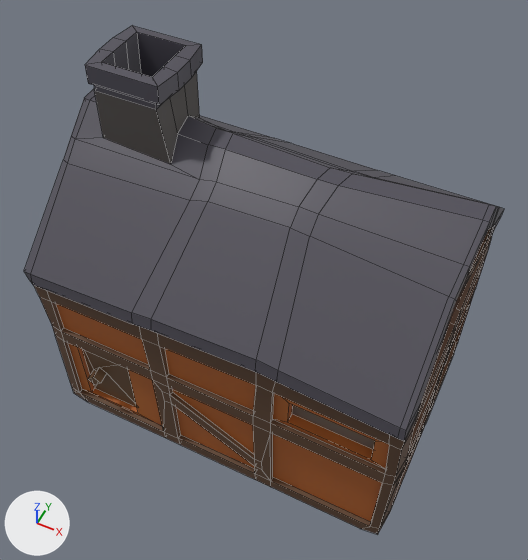
An edit to the FBX model SourceAssets/Houses/MainBuildings/Colonist/ColonistHouse1.fbx, drawn before and after from the same camera.
Camera for both pictures: a 50 mm lens placed at (1.18, -2.47, 3.88), pointed at (0.0, -0.11, 0.93). Every picture has the same lights, and +X, +Y and +Z are marked at lower left. The picture after the commit comes second. Mesh edges are drawn as thin lines. Where no turn or scale is listed for an object, it has been applied to the vertices.
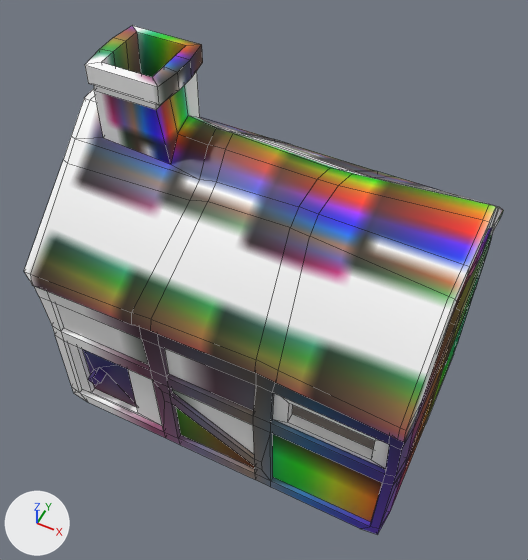
What the commit changed:
Material 'textured' (mat_textured) is new.
Its texture is img_colorpalette_png.
Material 'Wood' (mat_wood) is new.
Its texture is img_colorpalette_png.
me_plane_001 is used by ob_plane; location (0.0, 0.0, 0.0).
me_plane_001 had 609 vertices, 616 faces and spanned x -1.03..1.03, y -0.79..0.81, z 0.0..2.05.
me_plane_001 now has 693 vertices, 616 faces and spans x -1.03..1.03, y -0.8..0.81, z 0.0..2.05.
me_plane_001 part 1: a new loose piece of 16 vertices spanning x -0.85..-0.46, y -0.19..0.18, z 1.62..1.91, in mat_material_001 (picture img_colorpalette_png).
Part 2, on me_plane_001:
78 faces are deleted.
8 vertices in x -1.03..1.03, y 0.77..0.79, z 1.13..1.15 move by (0.0, -0.01, 0.0).
60 vertices are added at x -1.03..1.03, y -0.76..0.77, z 1.02..1.63.
8 new vertices lie (0.0, 0.0, 0.11) away from vertices in x -1.02..1.02, y -0.63..0.75, z 0.94.
40 new faces join them, mat_wood (picture img_colorpalette_png).
30 new faces join them, mat_textured (picture img_colorpalette_png).
me_plane_001 part 3: 529 kept faces spanning x -1.03..1.03, y -0.8..0.81, z 0.0..2.05 get new texture (UV) coordinates.
me_plane_001 gains material mat_wood (picture img_colorpalette_png).
me_plane_001 gains material mat_textured (picture img_colorpalette_png).

Changed parts and their boxes (x1, y1, x2, y2) in the pictures (528 x 560 px; the box of a moved part takes in the faces that stretch with it):
'Plane', reshaped
    before: (24, 26, 504, 534)
    after: (24, 26, 503, 534)
part 1 of me_plane_001, added
    after: (95, 71, 200, 164)
part 2 of me_plane_001, moved or reshaped
    before: (34, 71, 504, 450)
    after: (34, 117, 503, 450)
part 3 of me_plane_001, surface changed
    both: (24, 26, 503, 534)
